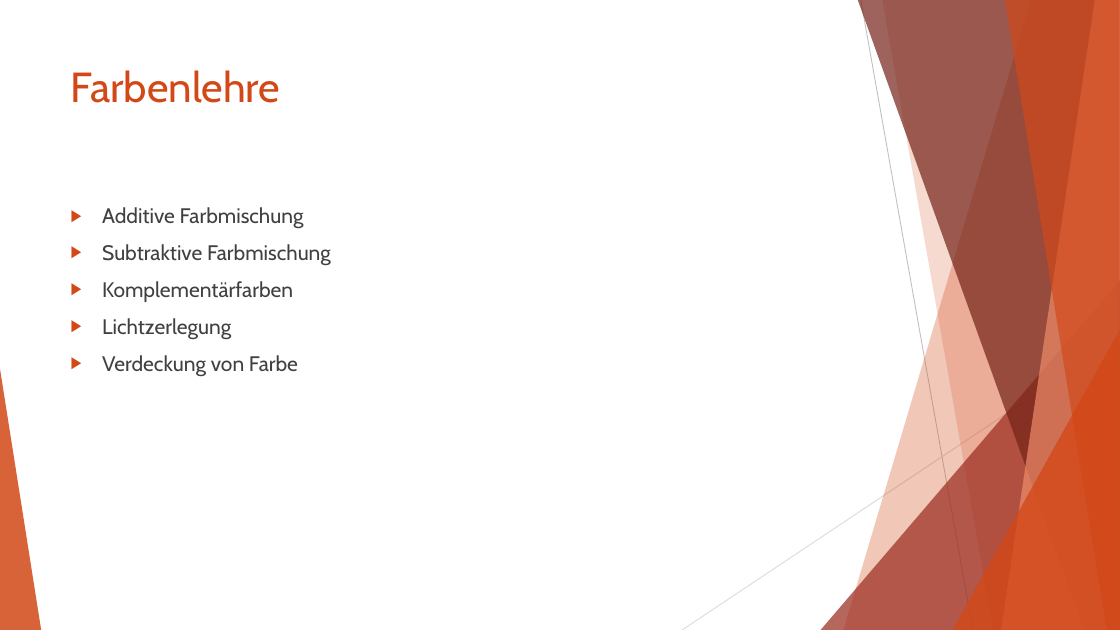
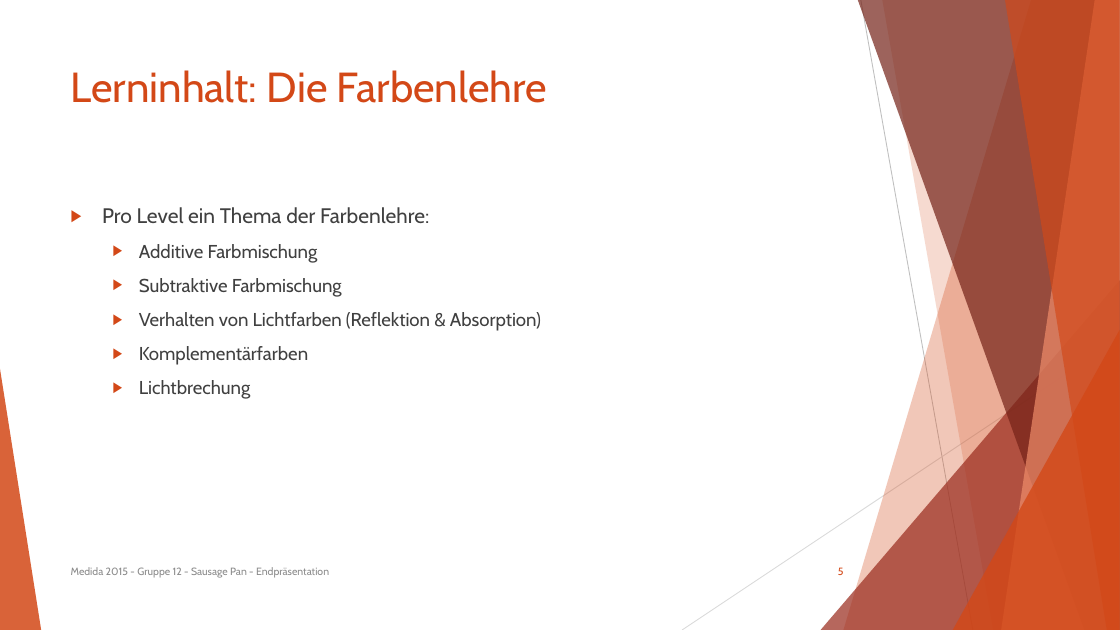
Before and after one commit to gembutterfly/sausagepan, a slide deck: slide 5 of Präsentation/Sausage Pan.pptx (slide 4 before the commit). Drawn at 1120x630 pixels with LibreOffice and Linux fonts; fonts in the diff are those of the drawing. Boxes give left, top, right and bottom in pixels: in the first picture for what was removed or moved away, otherwise in the second. Text is boxed around its words. In the diff, an @@ line names an element or a change of style, - is before the commit and + after.

```diff
--- a/Präsentation/Sausage Pan.pptx
+++ b/Präsentation/Sausage Pan.pptx
@@ title at [71,70,547,103]: text changed @@
-Farbenlehre
+Lerninhalt: Die Farbenlehre
@@ text at [102,207,429,223]: paragraph added @@
+▶ Pro Level ein Thema der Farbenlehre:
@@ text at [139,244,342,365]: size 18 to 16 pt in "Additive Farbmischung", "Subtraktive Farbmischung", "Komplementärfarben"; list level 1 to 2 in "Additive Farbmischung"; list level 1 to 2 in "Subtraktive Farbmischung"; list level 1 to 2 in "Komplementärfarben" @@
@@ text at [139,312,541,331]: paragraph added @@
+  ▶ Verhalten von Lichtfarben (Reflektion & Absorption)
@@ text at [139,380,250,399]: text changed; size 18 to 16 pt @@
-▶ Lichtzerlegung
-▶ Verdeckung von Farbe
+  ▶ Lichtbrechung
@@ text added at [71,567,329,578], 9 pt, text #8C8C8C @@
+Medida 2015 - Gruppe 12 - Sausage Pan - Endpräsentation
@@ page number added at [838,567,844,575], 9 pt, text #D34817 @@
+5
```
Also in this commit, not shown: 3 other slides changed, 6 slides added, 4 slides removed, 1 other file.
